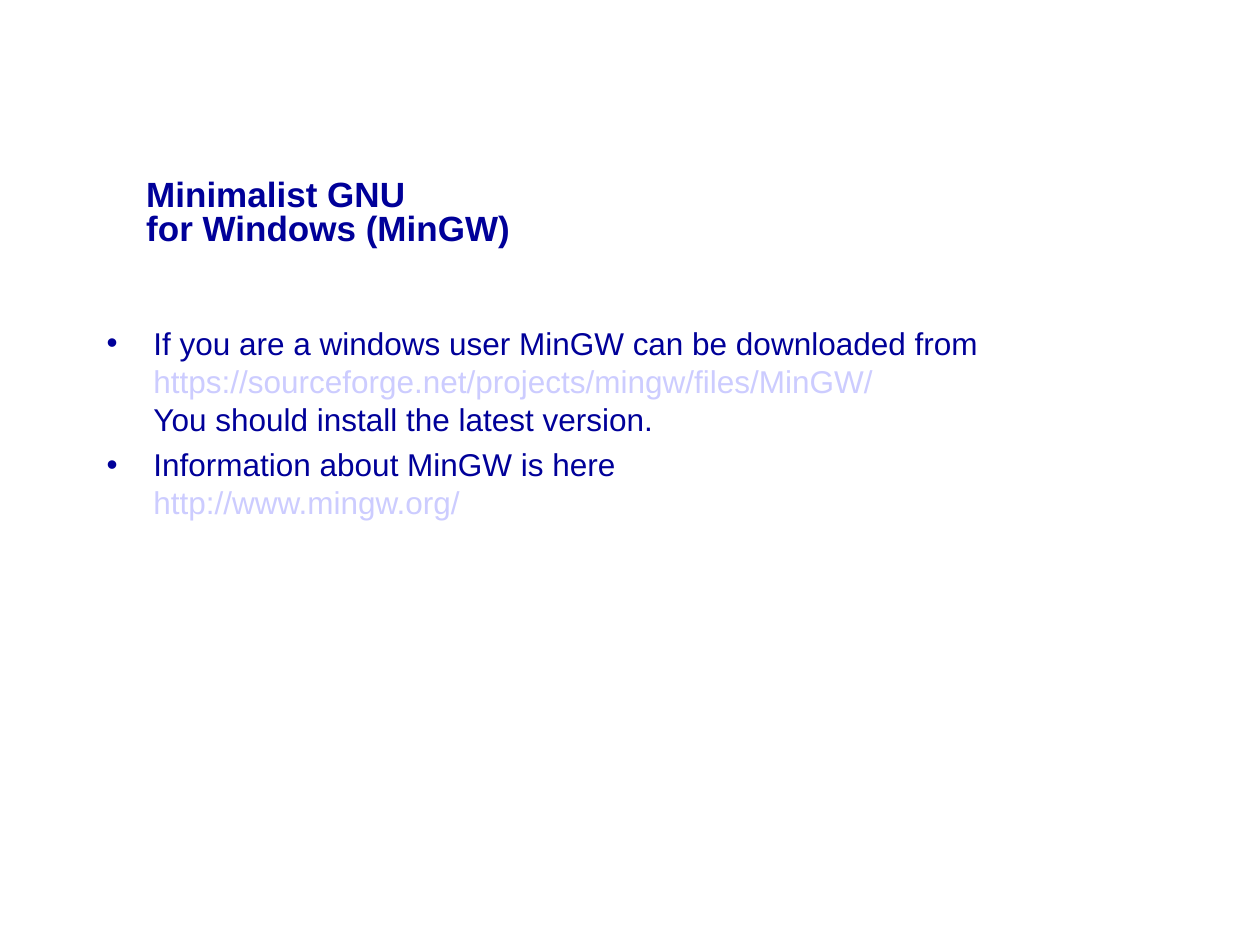
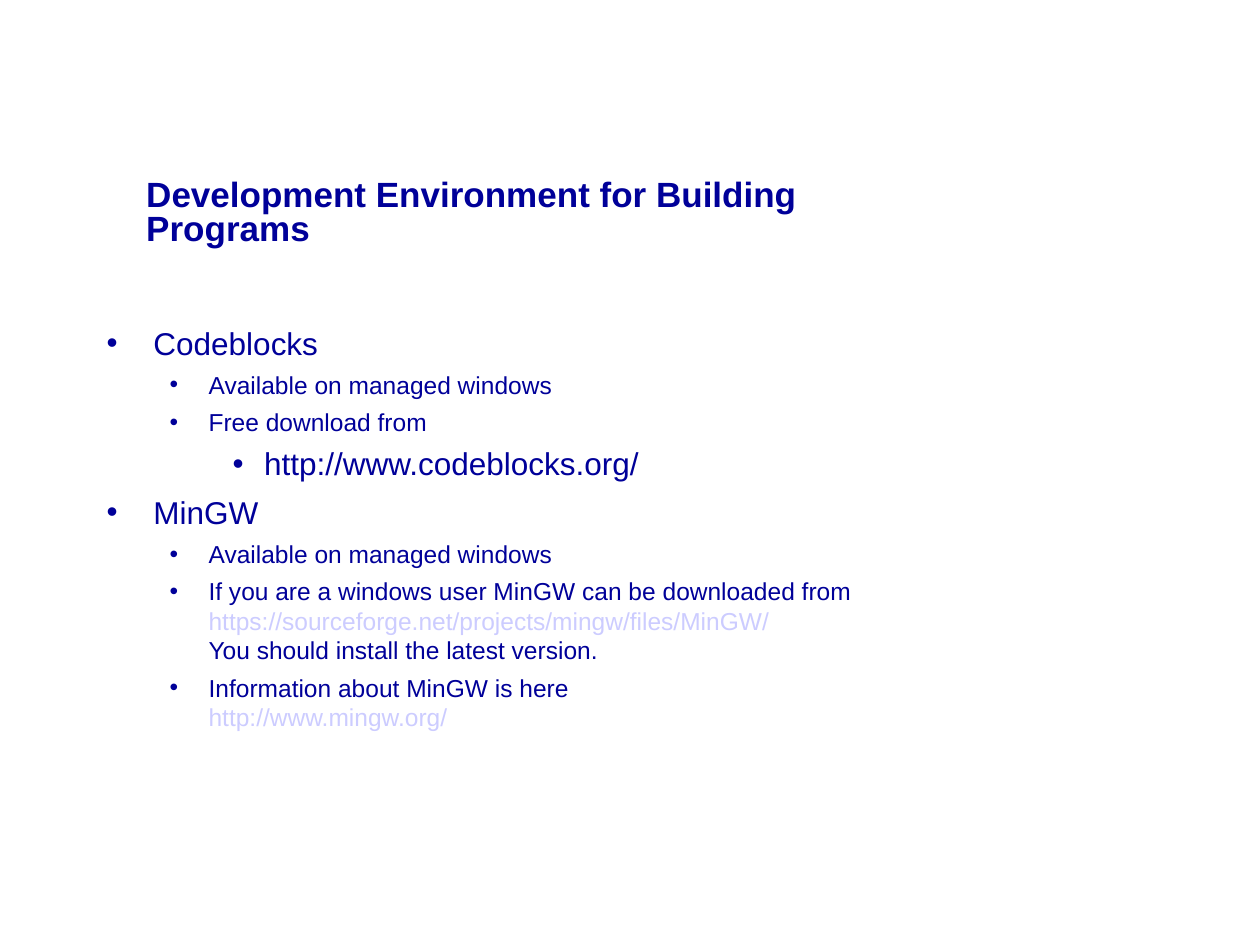
Before and after one commit to mikeg64/iome, a slide deck: slide 5 of src/examples/course/c/presentation/IntrotoC1.ppt (slide 6 before the commit). Drawn at 1260x945 pixels with LibreOffice and Linux fonts; fonts in the diff are those of the drawing; background and template pictures are left out. Boxes give left, top, right and bottom in pixels: in the first picture for what was removed or moved away, otherwise in the second. Text is boxed around its words. In the diff, an @@ line names an element or a change of style, - is before the commit and + after.

```diff
--- a/src/examples/course/c/presentation/IntrotoC1.ppt
+++ b/src/examples/course/c/presentation/IntrotoC1.ppt
@@ text at [146,181,796,248]: text changed @@
-Minimalist GNU
-for Windows (MinGW)
+Development Environment for Building Programs
@@ text at [153,332,638,568]: paragraphs added @@
+• Codeblocks
+  • Available on managed windows
+  • Free download from
+    • http://www.codeblocks.org/
+• MinGW
+  • Available on managed windows
@@ text at [209,582,851,731]: size 18 to 14 pt in "If you are a windows user MinGW ...", "Information about MinGW is here http://www.mingw.org/"; list level 1 to 2 in "If you are a windows ..."; list level 1 to 2 in "Information about MinGW is here ..." @@
```
Also in this commit, not shown: 2 other slides changed, 2 other files.
